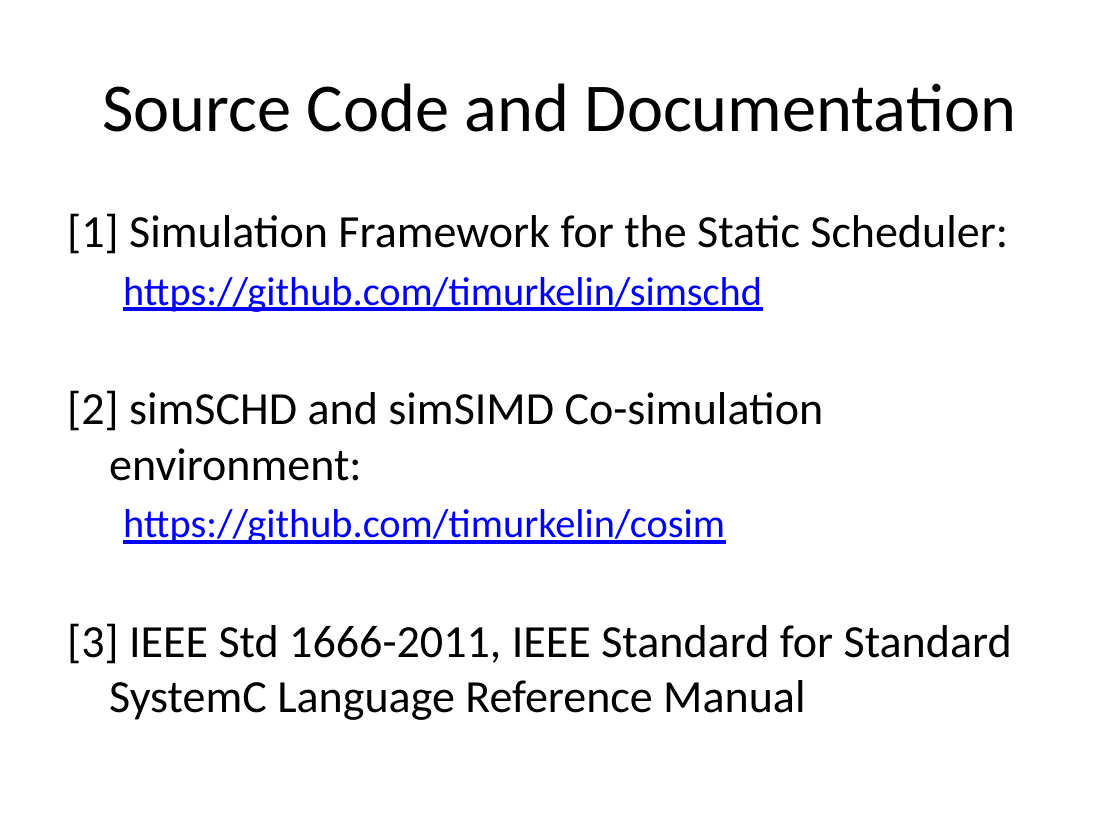
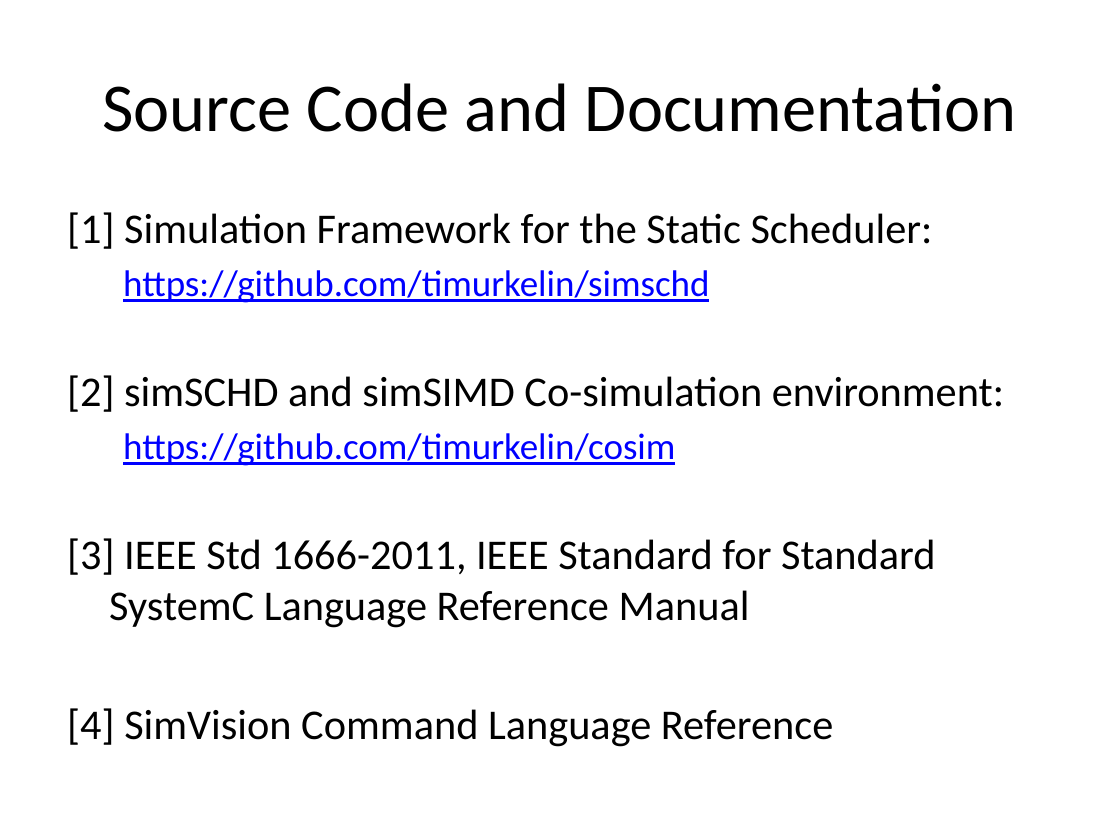
Before and after one commit to timurkelin/simschd, a slide deck: slide 33 of doc/simschd.pptx (slide 32 before the commit). Drawn at 1120x840 pixels with LibreOffice and Linux fonts; fonts in the diff are those of the drawing; background and template pictures are left out. Boxes give left, top, right and bottom in pixels: in the first picture for what was removed or moved away, otherwise in the second. Text is boxed around its words. In the diff, an @@ line names an element or a change of style, - is before the commit and + after.

Commit message:
Update

```diff
--- a/doc/simschd.pptx
+++ b/doc/simschd.pptx
@@ text at [67, 212, 1004, 628]: size 29.6 to 27.2 pt in "[1] Simulation Framework for the Static Scheduler:", "[2] simSCHD and simSIMD Co-simulation environment:", "[3] IEEE Std 1666-2011, IEEE Standard for ..."; size 25.9 to 23.8 pt in "https://github.com/timurkelin/simschd", "https://github.com/timurkelin/cosim" @@
@@ text at [67, 708, 833, 747]: paragraph added @@
+[4] SimVision Command Language Reference
```
Also in this commit, not shown: 3 other slides changed, 1 slide added.
